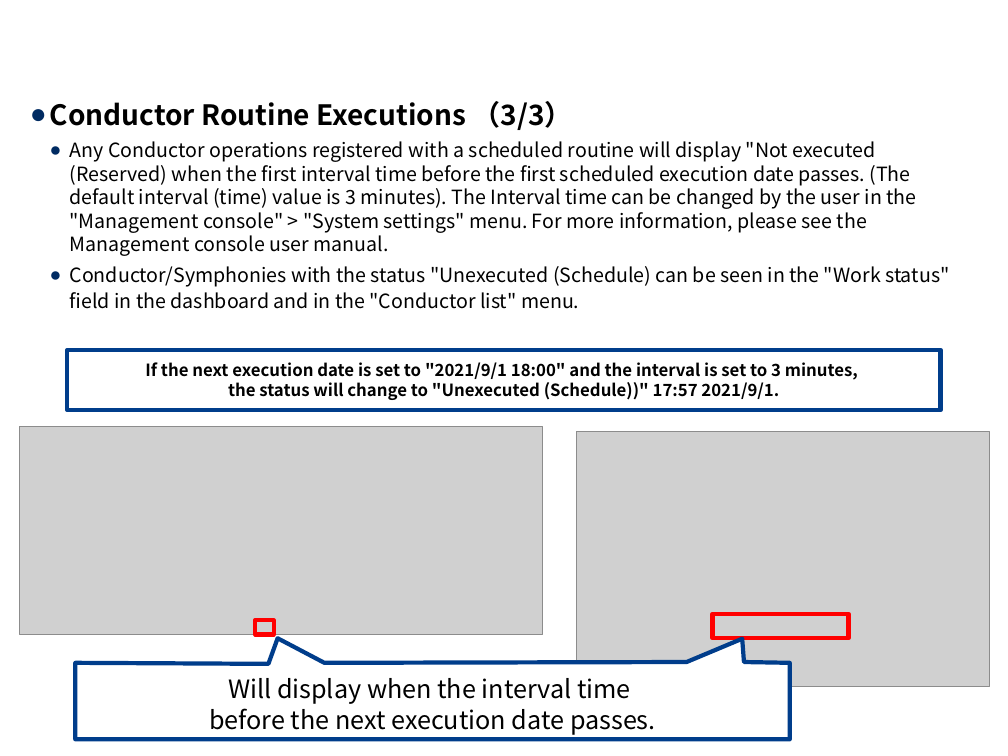
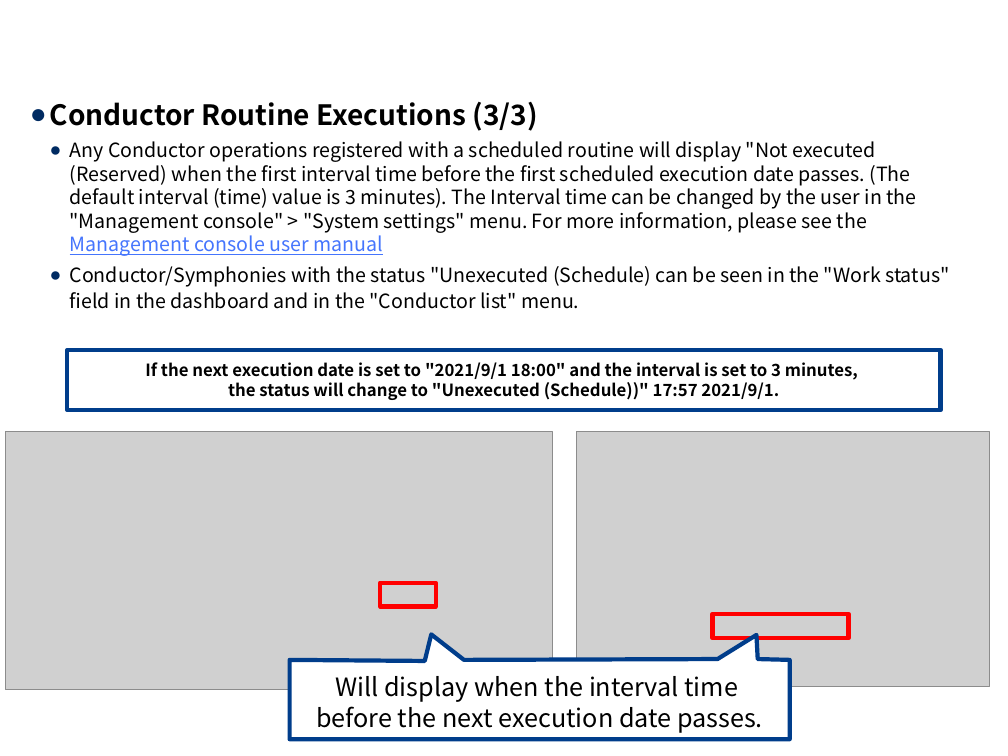
Before and after one commit to exastro-suite/it-automation-docs, a slide deck: slide 19 of asset/Learn/ITA-Conductor_en.pptx. Drawn at 1008x756 pixels with LibreOffice and Linux fonts; fonts in the diff are those of the drawing; grey boxes stand for pictures; background and template pictures are left out. Boxes give left, top, right and bottom in pixels: in the first picture for what was removed or moved away, otherwise in the second. Text is boxed around its words. In the diff, an @@ line names an element or a change of style, - is before the commit and + after.

```diff
--- a/asset/Learn/ITA-Conductor_en.pptx
+++ b/asset/Learn/ITA-Conductor_en.pptx
@@ text at <box>50,102,916,256</box>: text changed @@
-● Conductor Routine Executions （3/3）
-  ● Any Conductor operations registered with a scheduled routine will display "Not executed (Reserved) when the first interval time before the first scheduled execution date passes. (The default interval (time) value is 3 minutes). The Interval time can be changed by the user in the "Management console" > "System settings" menu. For more information, please see the Management console user manual.
+● Conductor Routine Executions (3/3)
+  ● Any Conductor operations registered with a scheduled routine will display "Not executed (Reserved) when the first interval time before the first scheduled execution date passes. (The default interval (time) value is 3 minutes). The Interval time can be changed by the user in the "Management console" > "System settings" menu. For more information, please see the Management console user manual
@@ picture: place and size @@
-picture at <box>20,426,543,635</box>
+picture at <box>5,431,552,689</box>
@@ rectangle: place and size @@
-rectangle at <box>255,620,273,634</box>
+rectangle at <box>380,583,435,607</box>
@@ freeform shape "Will display when the interval ...": place and size @@
-freeform shape "Will display when the interval ..." at <box>76,638,790,739</box>
+freeform shape "Will display when the interval ..." at <box>289,634,789,739</box>
```
Also in this commit, not shown: 17 other slides changed, 12 other files.
